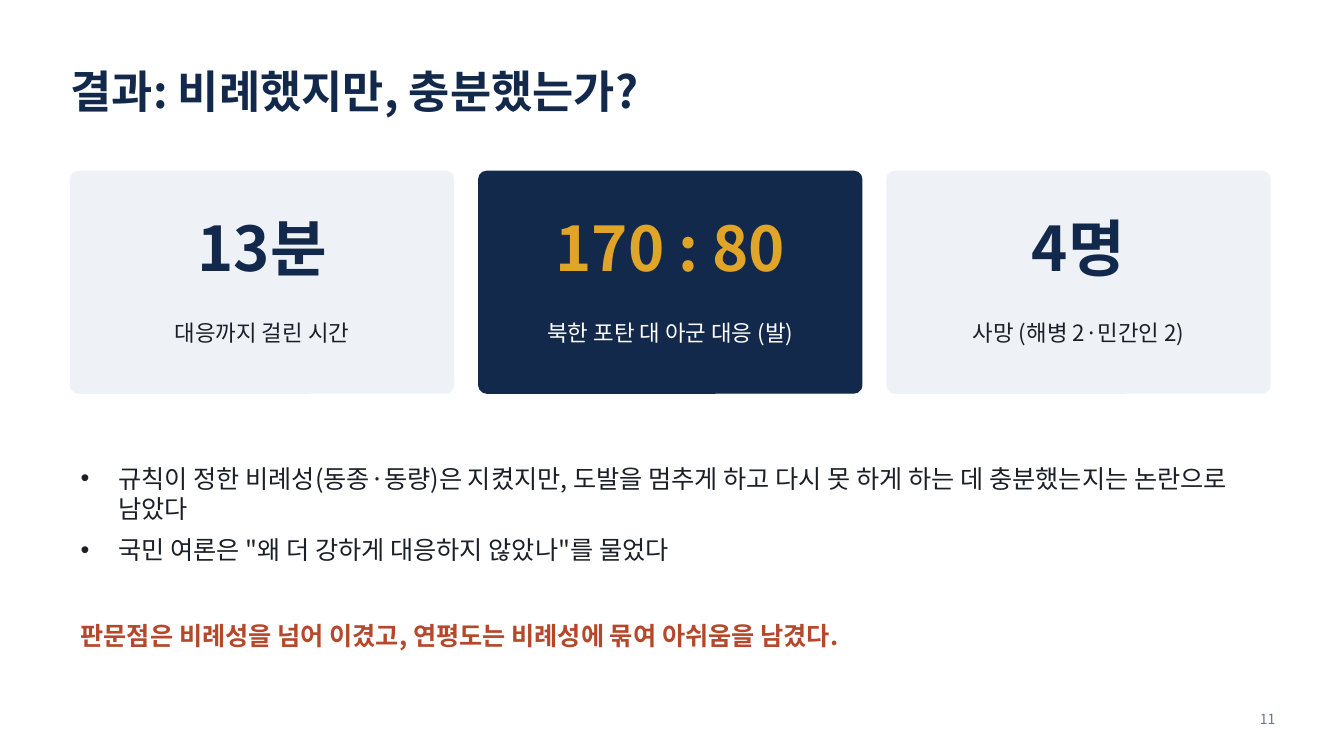
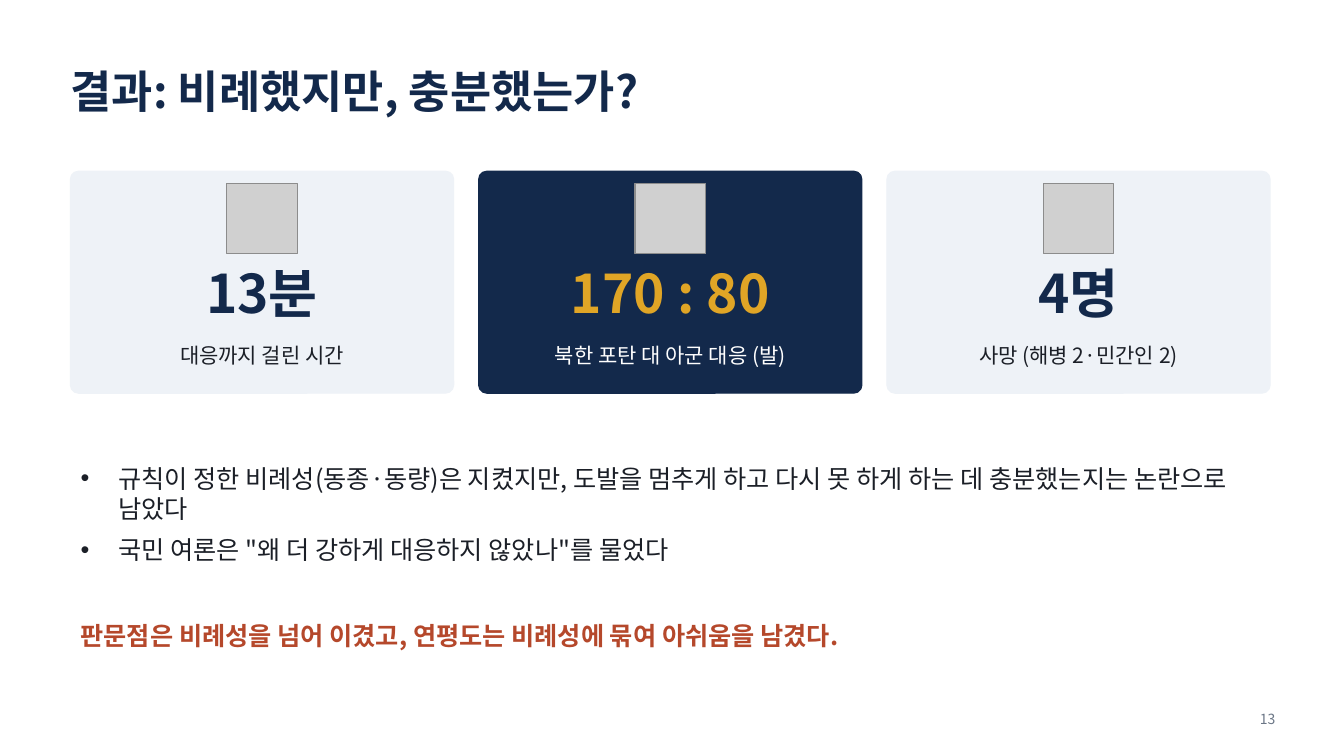
Before and after one commit to topys2000/study, a slide deck: slide 13 of 국지/공통/강평보조자료_비례성과_과거사례(판문점·연평도).pptx (slide 11 before the commit). Drawn at 1344x756 pixels with LibreOffice and Linux fonts; fonts in the diff are those of the drawing; grey boxes stand for pictures. Boxes give left, top, right and bottom in pixels: in the first picture for what was removed or moved away, otherwise in the second. Text is boxed around its words. In the diff, an @@ line names an element or a change of style, - is before the commit and + after.

```diff
--- a/국지/공통/강평보조자료_비례성과_과거사례(판문점·연평도).pptx
+++ b/국지/공통/강평보조자료_비례성과_과거사례(판문점·연평도).pptx
@@ picture added at (227, 184, 297, 254) @@
@@ picture added at (635, 184, 706, 254) @@
@@ picture added at (1044, 184, 1114, 254) @@
@@ text "13분": place and size @@
-text "13분" at (197, 221, 326, 276)
+text "13분" at (206, 270, 318, 317)
@@ text "170 : 80": place and size @@
-text "170 : 80" at (555, 224, 785, 272)
+text "170 : 80" at (571, 273, 770, 314)
@@ size 44 to 38 pt in 3 elements at (206, 270, 318, 317), (571, 273, 770, 314), (1038, 268, 1118, 318) @@
@@ text "4명": place and size @@
-text "4명" at (1032, 219, 1125, 277)
+text "4명" at (1038, 268, 1118, 318)
@@ text "대응까지 걸린 시간": place and size @@
-text "대응까지 걸린 시간" at (175, 322, 349, 343)
+text "대응까지 걸린 시간" at (180, 345, 344, 365)
@@ text "북한 포탄 대 아군 대응 ...": place and size @@
-text "북한 포탄 대 아군 대응 ..." at (547, 322, 794, 346)
+text "북한 포탄 대 아군 대응 ..." at (555, 345, 786, 367)
@@ size 16 to 15 pt in 3 elements at (180, 345, 344, 365), (555, 345, 786, 367), (979, 345, 1178, 367) @@
@@ text "사망 (해병 2·민간인 2)": place and size @@
-text "사망 (해병 2·민간인 2)" at (973, 322, 1184, 346)
+text "사망 (해병 2·민간인 2)" at (979, 345, 1178, 367)
@@ page number at (1260, 713, 1276, 724): text changed @@
-11
+13
```
Also in this commit, not shown: 8 other slides changed, 2 slides added, 4 other files.
